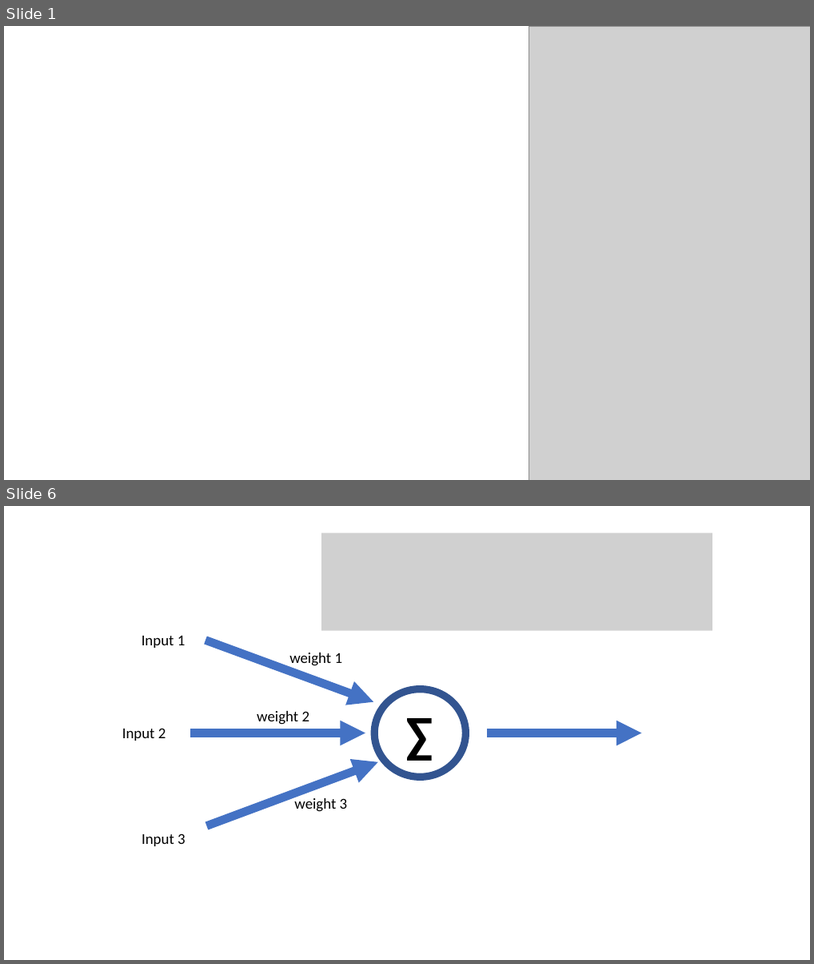
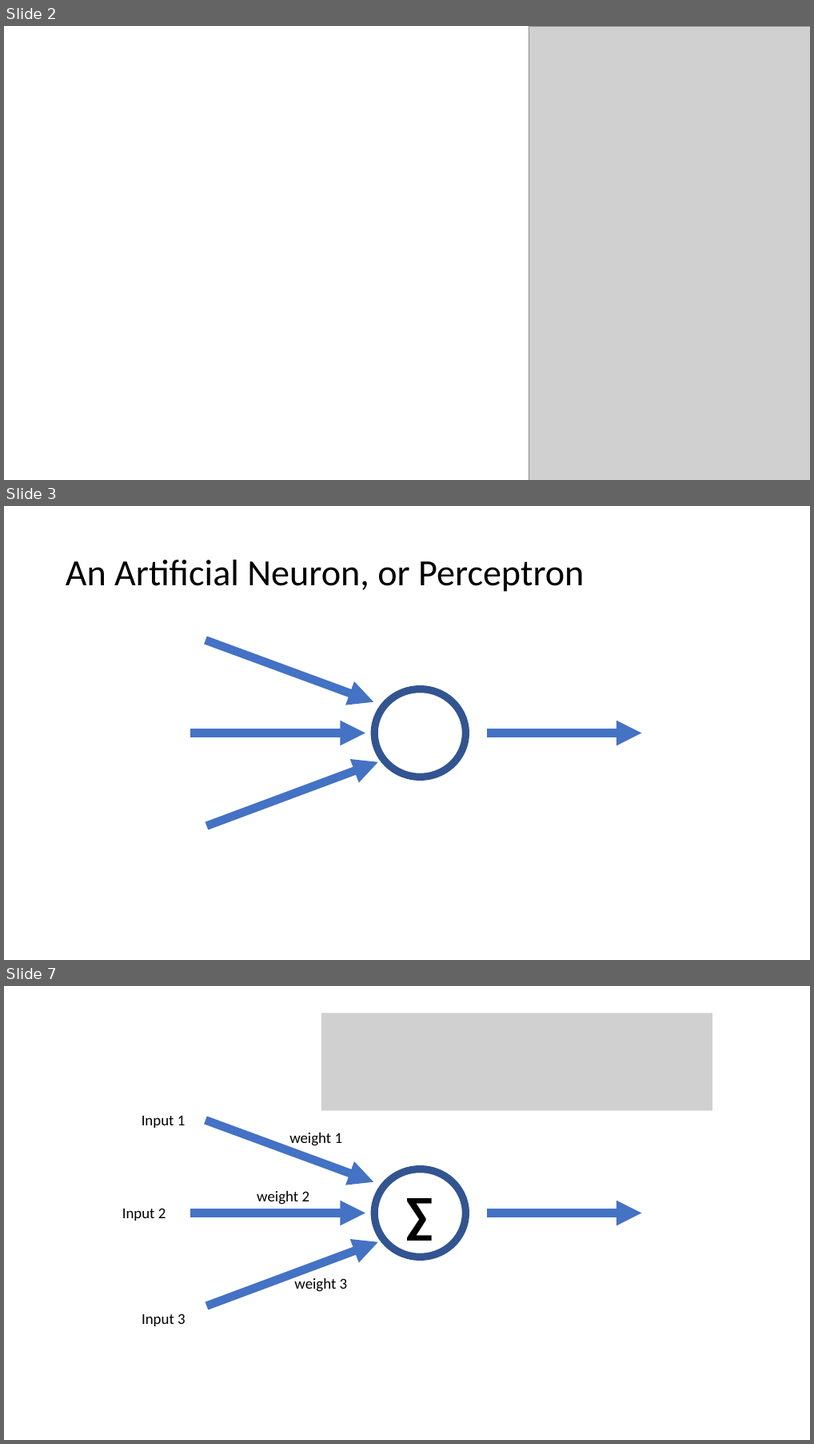
Before and after one commit to SLUVisLab/DeepLearningTutorial, a slide deck: DeepLearning.pptx. Shown one above the other, each under a label of ours: slides 1 and 6 before the commit, slides 2, 3 and 7 after it; the slides between them are not shown. The pictures are 814x964 and 814x1444 pixels, drawn with LibreOffice and Linux fonts; fonts in the diff are those of the drawing; grey boxes stand for pictures; background and template pictures are left out. Boxes give left, top, right and bottom in pixels: in the first picture for what was removed or moved away, otherwise in the second. Text is boxed around its words. In the diff, an @@ line names an element or a change of style, - is before the commit and + after.

```diff
--- a/DeepLearning.pptx
+++ b/DeepLearning.pptx
@@ slide 3 added at [4,506,810,960], background #FFFFFF @@
@@ title added at [66,560,584,592], 44 pt, text #000000 @@
+An Artificial Neuron, or Perceptron
@@ arrow added from (206, 640) to (374, 702), #4472C4 10 pt @@
@@ ellipse added at [375,688,466,776], fill #FFFFFF, outline #325491 8.75 pt @@
@@ arrow added from (191, 733) to (366, 733), #4472C4 10 pt @@
@@ arrow added from (487, 733) to (642, 733), #4472C4 10 pt @@
@@ arrow added from (206, 825) to (378, 762), #4472C4 10 pt @@
@@ what was slide 1 is now slide 2 @@
@@ what was slide 6 is now slide 7 @@
```
Also in this commit, not shown: 13 slides changed, 5 other slides added, 4 slides removed.
